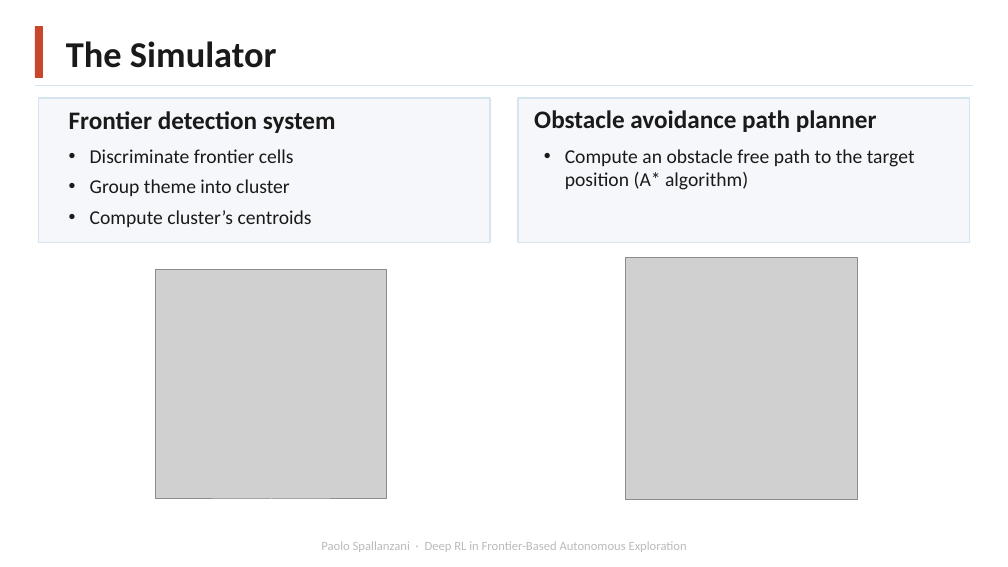
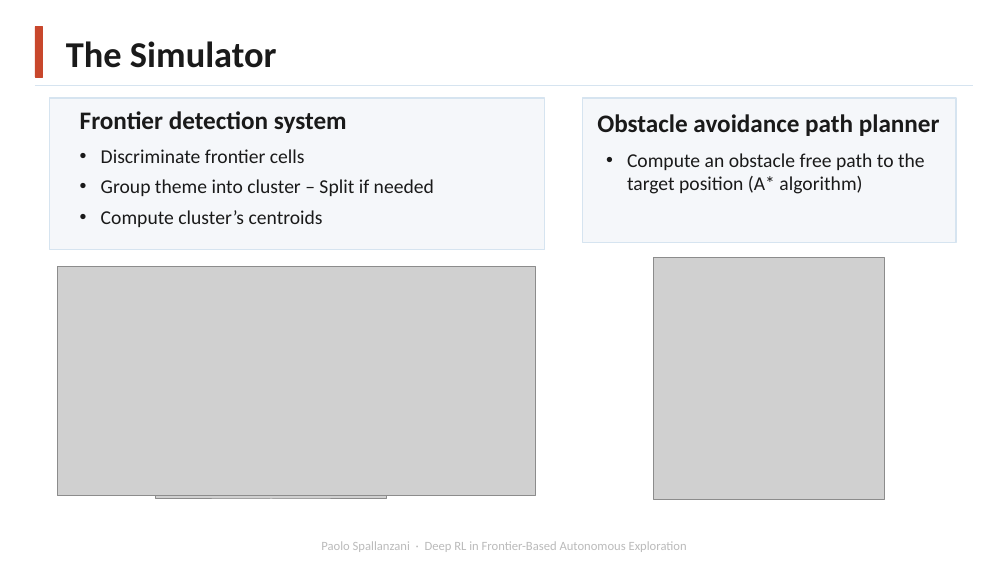
Before and after one commit to Paolo-Spall/presentazione_tesi_dae, a slide deck: slide 9 of presentation_paolo_spallanzani.pptx. Drawn at 1008x567 pixels with LibreOffice and Linux fonts; fonts in the diff are those of the drawing; grey boxes stand for pictures; background and template pictures are left out. Boxes give left, top, right and bottom in pixels: in the first picture for what was removed or moved away, otherwise in the second. Text is boxed around its words. In the diff, an @@ line names an element or a change of style, - is before the commit and + after.

Commit message:
saveings

```diff
--- a/presentation_paolo_spallanzani.pptx
+++ b/presentation_paolo_spallanzani.pptx
@@ rectangle: place and size @@
-rectangle at bbox=[38, 98, 490, 242]
+rectangle at bbox=[49, 98, 544, 249]
@@ text "Frontier detection system": place and size @@
-text "Frontier detection system" at bbox=[69, 111, 336, 133]
+text "Frontier detection system" at bbox=[80, 111, 347, 133]
@@ rectangle: place and size @@
-rectangle at bbox=[518, 98, 970, 242]
+rectangle at bbox=[583, 98, 956, 242]
@@ text "Obstacle avoidance path planner": place and size @@
-text "Obstacle avoidance path planner" at bbox=[534, 110, 877, 132]
+text "Obstacle avoidance path planner" at bbox=[597, 114, 940, 136]
@@ text "Discriminate frontier cells": place and size @@
-text "Discriminate frontier cells" at bbox=[90, 149, 312, 224]
+text "Discriminate frontier cells" at bbox=[101, 149, 434, 224]
@@ text "Compute an obstacle free path ..." rewrapped from bbox=[565, 149, 915, 190] to bbox=[627, 153, 925, 194] @@
@@ text at bbox=[101, 179, 434, 196]: text changed @@
-• Group theme into cluster
+• Group theme into cluster – Split if needed
@@ picture added at bbox=[57, 266, 536, 496] @@
@@ picture: place and size @@
-picture at bbox=[626, 258, 857, 499]
+picture at bbox=[654, 258, 885, 499]
```
